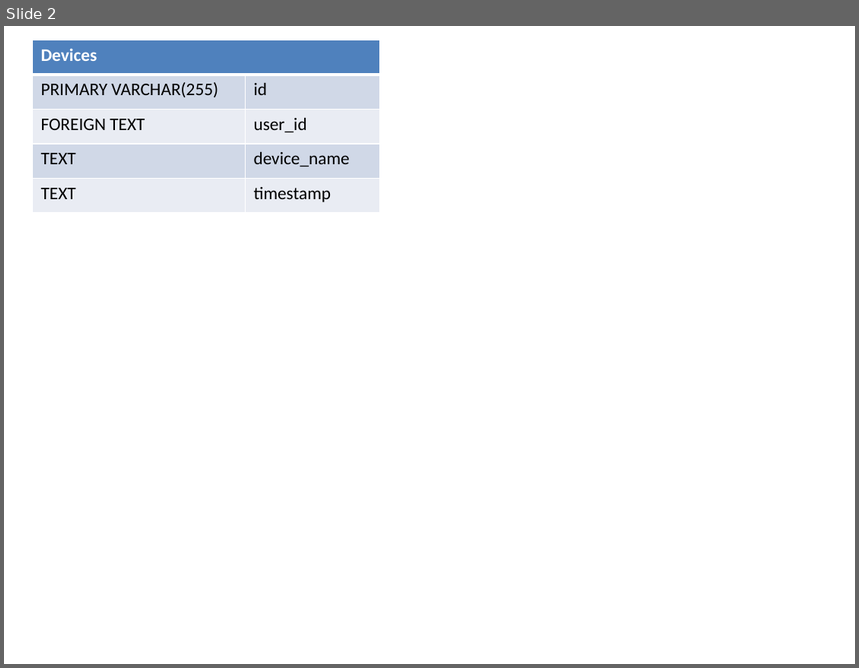
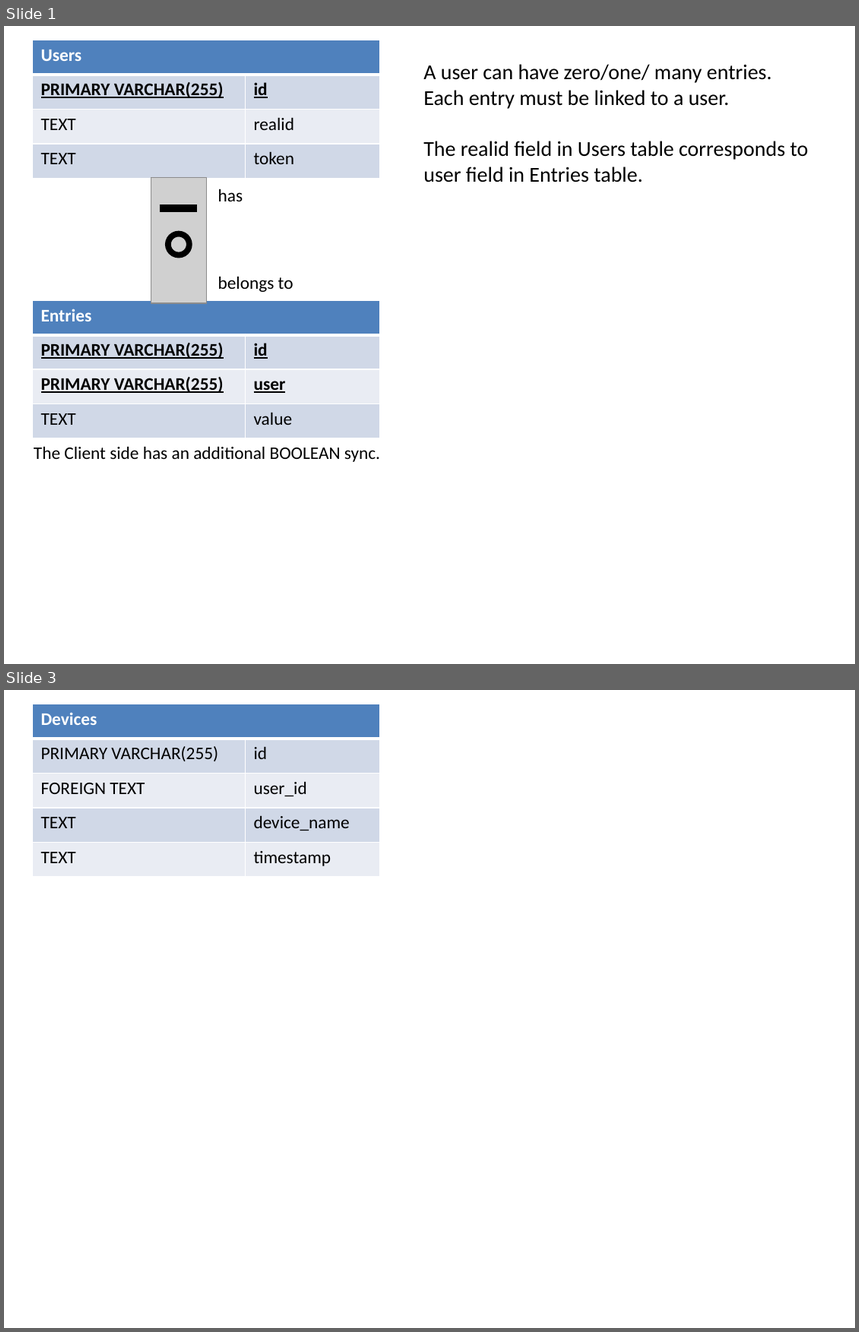
Before and after one commit to boyangwang/Taak-web, a slide deck: doc/archive/cs3216 asgn3 database schema.pptx. Shown one above the other, each under a label of ours: slide 2 before the commit, slides 1 and 3 after it; the slides between them are not shown. The pictures are 859x668 and 859x1332 pixels, drawn with LibreOffice and Linux fonts; fonts in the diff are those of the drawing; grey boxes stand for pictures. Boxes give left, top, right and bottom in pixels: in the first picture for what was removed or moved away, otherwise in the second. Text is boxed around its words. In the diff, an @@ line names an element or a change of style, - is before the commit and + after.

```diff
--- a/doc/archive/cs3216 asgn3 database schema.pptx
+++ b/doc/archive/cs3216 asgn3 database schema.pptx
@@ slide 1 added at bbox=[4, 26, 855, 664], background #FFFFFF @@
@@ table added at bbox=[32, 40, 379, 178], 4 rows, 2 columns @@
+Users | 
+PRIMARY VARCHAR(255) | id
+TEXT | realid
+TEXT | token
@@ text added at bbox=[424, 64, 809, 183], 18 pt, text #000000 @@
+A user can have zero/one/ many entries.
+Each entry must be linked to a user.
+The realid field in Users table corresponds to user field in Entries table.
@@ picture added at bbox=[151, 177, 207, 303] @@
@@ text added at bbox=[218, 189, 243, 202], 15 pt, text #000000 @@
+has
@@ line added from (160, 208) to (197, 208), #000000 6.5 pt @@
@@ ellipse added at bbox=[168, 233, 189, 255], outline #000000 5 pt @@
@@ text added at bbox=[218, 276, 294, 292], 15 pt, text #000000 @@
+belongs to
@@ table added at bbox=[32, 300, 379, 438], 4 rows, 2 columns @@
+Entries | 
+PRIMARY VARCHAR(255) | id
+PRIMARY VARCHAR(255) | user
+TEXT | value
@@ text added at bbox=[34, 446, 380, 462], 15 pt, text #000000 @@
+The Client side has an additional BOOLEAN sync.
@@ what was slide 2 is now slide 3 @@
```
Also in this commit, not shown: 1 slide changed, 2 other files.
